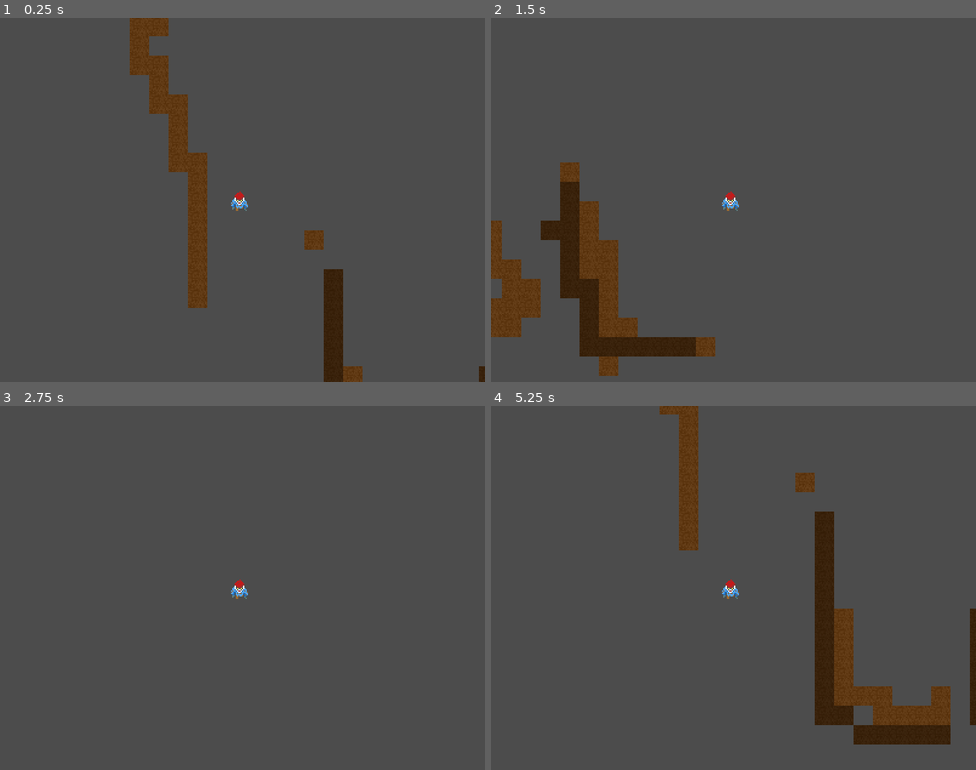
Above: before the commit, frames 1-4 (two rows, left to right).
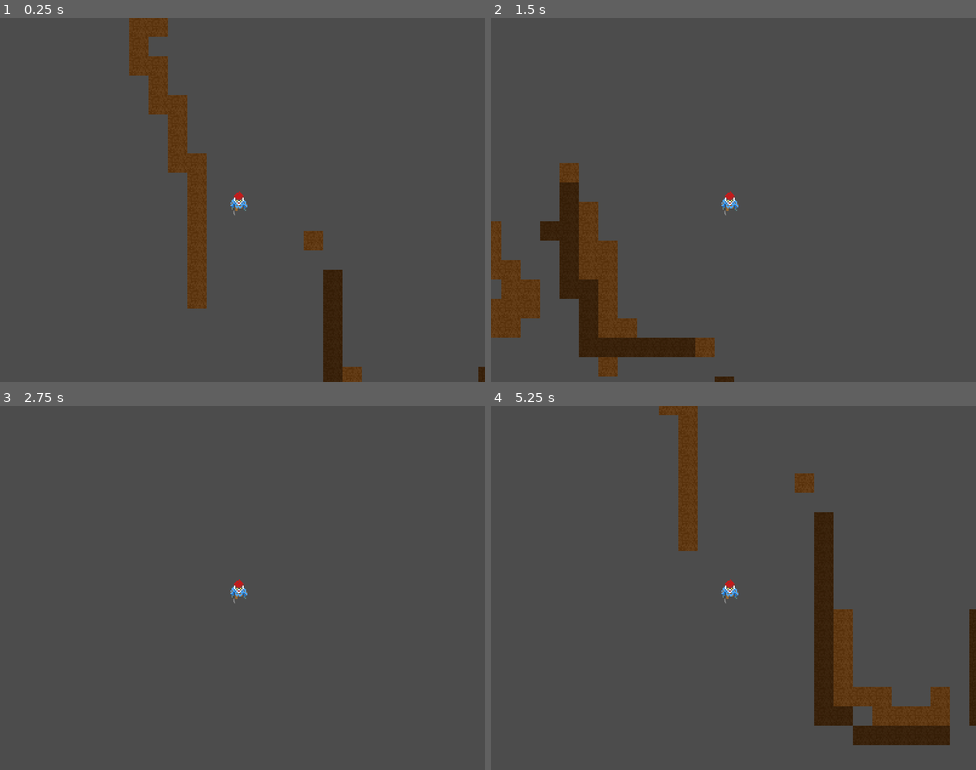
Above: after the commit, the same moments.

Repository: cokins/Game-Thingy
Game: Godot game, scene res://World/Main.tscn
Two runs of this game, one before a commit and one after it. Both use one fixed random seed, a clock stepped at 60 frames per second and the inputs below.
Inputs:
- Up to frame 1 (0.25 s): no input
- Up to frame 2 (1.5 s): tap Enter at 0.5 s; hold Right (ui_right) 0.53-1.28 s; hold Down (ui_down) from 1.28 s (still down)
- Up to frame 3 (2.75 s): release Down (ui_down) at 2.03 s; hold Right (ui_right) from 2.03 s (still down)
- Up to frame 4 (5.25 s): tap Space at 2.75 s; release Right (ui_right) at 2.78 s; hold Up (ui_up) 2.78-3.53 s; tap Enter at 3.5 s; hold Left (ui_left) 3.53-5.03 s; hold Down (ui_down) from 5.03 s (still down)

The runs differ from the first frame. In frame 1, 0.4% of the frame differs, in the area x 26-100%, y 0-100%; in frame 2, 0.5%; in frame 3, less than 0.1%; in frame 4, 0.6%, in the area x 34-100%, y 0-94%.

Commit message:
first commit

Diff:
--- a/Entities/Player.tscn
+++ b/Entities/Player.tscn
@@ -1,8 +1,9 @@
-[gd_scene load_steps=5 format=2]
+[gd_scene load_steps=6 format=2]
 
 [ext_resource path="res://Entities/Player.gd" type="Script" id=1]
 [ext_resource path="res://World/Player Camera.tscn" type="PackedScene" id=2]
 [ext_resource path="res://Graphics/graphics/mob/bluezombie.png" type="Texture" id=3]
+[ext_resource path="res://Weapon/Butter Knife.tscn" type="PackedScene" id=4]
 
 [sub_resource type="AtlasTexture" id=1]
 
@@ -28,7 +29,7 @@
 
 [node name="Player Camera" parent="." index="0" instance=ExtResource( 2 )]
 
-position = Vector2( 2.64449, -0.913406 )
+position = Vector2( 2.81057, -1.24557 )
 zoom = Vector2( 0.5, 0.5 )
 drag_margin_h_enabled = false
 drag_margin_v_enabled = false
@@ -37,3 +38,10 @@
 [node name="Sprite" type="Sprite" parent="." index="1"]
 
 texture = SubResource( 1 )
+
+[node name="Butter Knife" parent="." index="2" instance=ExtResource( 4 )]
+
+position = Vector2( -3.96992, 8.46053 )
+rotation = -4.05964
+scale = Vector2( 0.430454, 0.471586 )
+_sections_unfolded = [ "Transform" ]
--- a/Entities/Worm.tscn
+++ b/Entities/Worm.tscn
@@ -1,6 +1,6 @@
 [gd_scene format=2]
 
-[node name="Worm" type="Area2D" index="0"]
+[node name="Worm" type="Area2D"]
 
 input_pickable = true
 gravity_vec = Vector2( 0, 1 )
--- a/Tilesets/Dirt Tileset.tscn
+++ b/Tilesets/Dirt Tileset.tscn
@@ -10,11 +10,19 @@
 margin = Rect2( 0, 0, 0, 0 )
 filter_clip = false
 
-[sub_resource type="AtlasTexture" id=3]
+[sub_resource type="AtlasTexture" id=2]
 
 flags = 0
 atlas = ExtResource( 1 )
 region = Rect2( 16, 0, 16, 16 )
+margin = Rect2( 0, 0, 0, 0 )
+filter_clip = false
+
+[sub_resource type="AtlasTexture" id=3]
+
+flags = 0
+atlas = SubResource( 2 )
+region = Rect2( 0, 0, 0, 0 )
 margin = Rect2( 0, 0, 0, 0 )
 filter_clip = false
 
@@ -30,14 +38,6 @@
 
 flags = 0
 atlas = SubResource( 4 )
-region = Rect2( 0, 0, 0, 0 )
-margin = Rect2( 0, 0, 0, 0 )
-filter_clip = false
-
-[sub_resource type="AtlasTexture" id=2]
-
-flags = 0
-atlas = SubResource( 5 )
 region = Rect2( 16, 0, 16, 16 )
 margin = Rect2( 0, 0, 0, 0 )
 filter_clip = false
--- /dev/null
+++ b/Weapon/Butter Knife.tscn
@@ -0,0 +1,25 @@
+[gd_scene load_steps=3 format=2]
+
+[ext_resource path="res://Graphics/graphics/lootablesNoBG.png" type="Texture" id=1]
+
+[sub_resource type="AtlasTexture" id=1]
+
+flags = 4
+atlas = ExtResource( 1 )
+region = Rect2( 0, 0, 16, 16 )
+margin = Rect2( 0, 0, 0, 0 )
+filter_clip = false
+
+[node name="Butter Knife" type="Area2D"]
+
+input_pickable = true
+gravity_vec = Vector2( 0, 1 )
+gravity = 98.0
+linear_damp = 0.1
+angular_damp = 1.0
+audio_bus_override = false
+audio_bus_name = "Master"
+
+[node name="Sprite" type="Sprite" parent="." index="0"]
+
+texture = SubResource( 1 )
--- a/World/Main.tscn
+++ b/World/Main.tscn
@@ -3,7 +3,7 @@
 [ext_resource path="res://World/MainWorld.tscn" type="PackedScene" id=1]
 [ext_resource path="res://Entities/Player.tscn" type="PackedScene" id=2]
 
-[node name="Main" type="Node" index="0"]
+[node name="Main" type="Node"]
 
 [node name="Main World" parent="." index="0" instance=ExtResource( 1 )]
 
--- a/World/MainWorld.tscn
+++ b/World/MainWorld.tscn
@@ -22,5 +22,5 @@
 collision_mask = 1
 occluder_light_mask = 1
 format = 1
-tile_data = PoolIntArray( 0, 0, 0, 2, 0, 0, 65538, 0, 0, 655 …(1493 unchanged characters)… 8433, 2, 0, 1638434, 0, 0, 1703965, 0, 0 )
+tile_data = PoolIntArray( 0, 0, 0, 2, 0, 0, 65538, 0, 0, 655 …(1493 unchanged characters)… 8433, 2, 0, 1638434, 0, 0, 1703965, 0, 0, 1769507, 2, 0, 1900573, 2, 0, 1900575, 2, 0, 1966109, 2, 0, 1966112, 2, 0, 1966114, 2, 0, 1966118, 2, 0, 2031639, 2, 0, 2031640, 2, 0, 2031642, 2, 0, 2031643, 2, 0, 2031644, 2, 0, 2031653, 2, 0, 2031654, 2, 0, 2097175, 2, 0, 2097179, 2, 0, 2097180, 2, 0, 2097183, 2, 0, 2097184, 2, 0, 2097185, 2, 0, 2097187, 2, 0, 2097188, 2, 0, 2162712, 2, 0, 2162713, 2, 0, 2162714, 2, 0, 2162715, 2, 0, 2162719, 2, 0, 2162720, 2, 0 )
 _sections_unfolded = [ "Cell" ]
Not shown: 1 places in Tilesets/Dirt Tileset.tscn that only renumber resources
